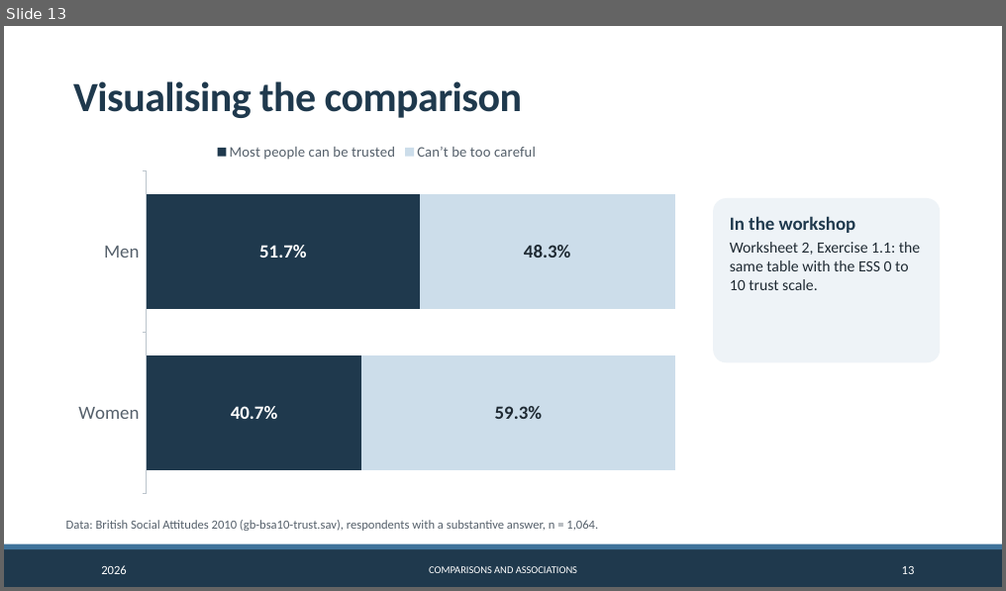
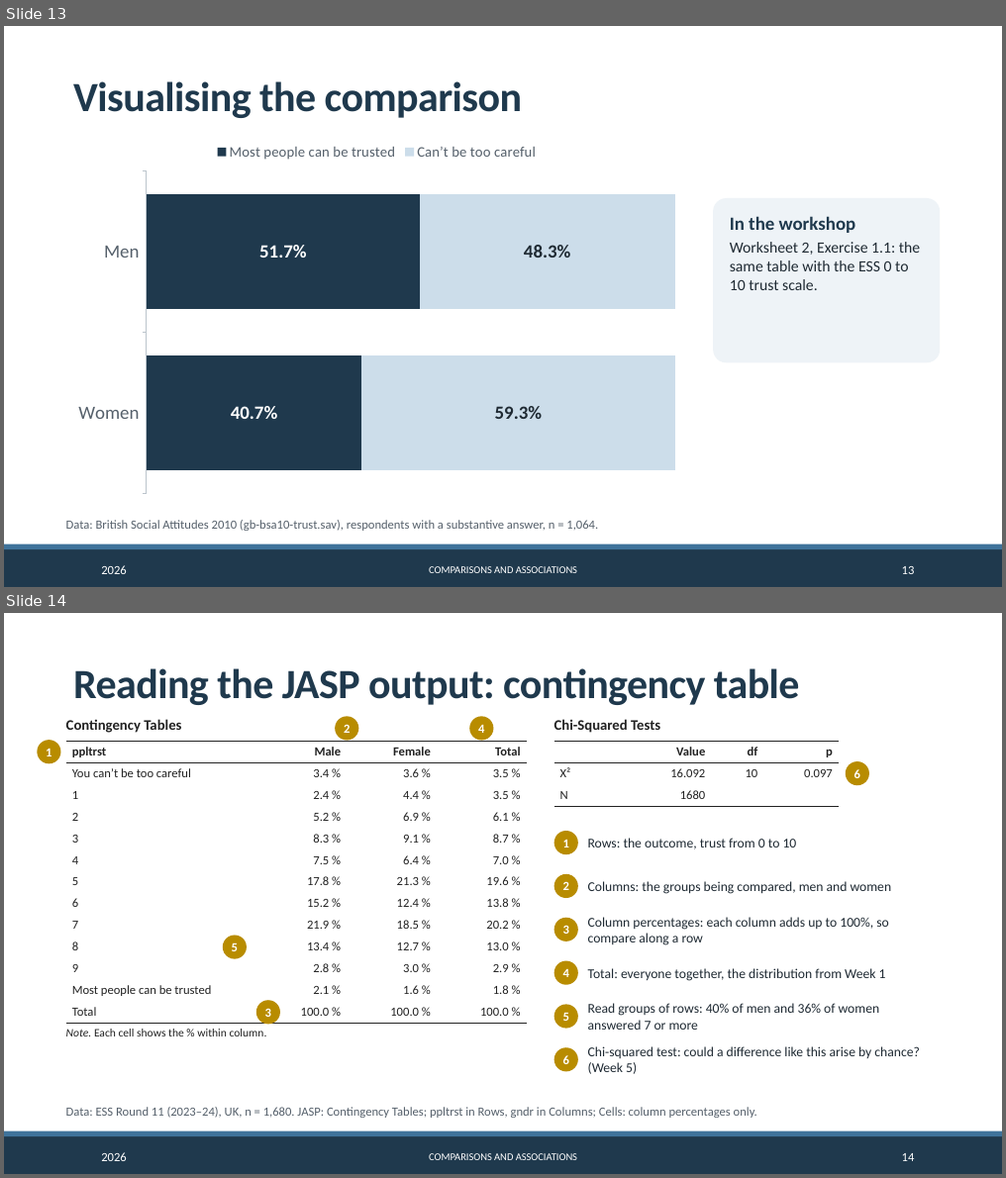
Before and after one commit to CGMoreh/SOC2069-QUANT-26, a slide deck: Materials/Slides/slides_w2.pptx. Shown one above the other, each under a label of ours: slide 13 before the commit, slides 13 and 14 after it. The pictures are 1006x591 and 1006x1178 pixels, drawn with LibreOffice and Linux fonts; fonts in the diff are those of the drawing; background and template pictures are left out. Boxes give left, top, right and bottom in pixels: in the first picture for what was removed or moved away, otherwise in the second. Text is boxed around its words. In the diff, an @@ line names an element or a change of style, - is before the commit and + after.

```diff
--- a/Materials/Slides/slides_w2.pptx
+++ b/Materials/Slides/slides_w2.pptx
@@ slide 14 added at box(4, 613, 1002, 1174), background #FFFFFF; not listed: 2 template elements that a slide beside it also shows @@
@@ title added at box(73, 668, 800, 705), 40 pt, text #20394E, bold @@
+Reading the JASP output: contingency table
@@ text added at box(66, 719, 181, 733), 14 pt, text #222222, bold @@
+Contingency Tables
@@ ellipse added at box(335, 716, 358, 741), fill #B88C00, 12 pt, text #FFFFFF, bold @@
+2
@@ ellipse added at box(469, 716, 494, 741), fill #B88C00, 12 pt, text #FFFFFF, bold @@
+4
@@ text added at box(554, 719, 660, 733), 14 pt, text #222222, bold @@
+Chi-Squared Tests
@@ ellipse added at box(37, 741, 60, 764), fill #B88C00, 12 pt, text #FFFFFF, bold @@
+1
@@ table added at box(66, 741, 527, 1023), 13 rows, 4 columns @@
+ppltrst | Male | Female | Total
+You can’t be too careful | 3.4 % | 3.6 % | 3.5 %
+1 | 2.4 % | 4.4 % | 3.5 %
+2 | 5.2 % | 6.9 % | 6.1 %
+3 | 8.3 % | 9.1 % | 8.7 %
+4 | 7.5 % | 6.4 % | 7.0 %
+5 | 17.8 % | 21.3 % | 19.6 %
+6 | 15.2 % | 12.4 % | 13.8 %
+7 | 21.9 % | 18.5 % | 20.2 %
+8 | 13.4 % | 12.7 % | 13.0 %
+9 | 2.8 % | 3.0 % | 2.9 %
+Most people can be trusted | 2.1 % | 1.6 % | 1.8 %
+Total | 100.0 % | 100.0 % | 100.0 %
@@ table added at box(554, 741, 839, 806), 3 rows, 4 columns @@
+ | Value | df | p
+Χ² | 16.092 | 10 | 0.097
+N | 1680 |  | 
@@ ellipse added at box(846, 761, 869, 786), fill #B88C00, 12 pt, text #FFFFFF, bold @@
+6
@@ ellipse added at box(554, 831, 578, 855), fill #B88C00, 12 pt, text #FFFFFF, bold @@
+1
@@ text added at box(588, 838, 797, 850), 13 pt, text #1F2A33 @@
+Rows: the outcome, trust from 0 to 10
@@ ellipse added at box(554, 874, 578, 898), fill #B88C00, 12 pt, text #FFFFFF, bold @@
+2
@@ text added at box(588, 881, 892, 894), 13 pt, text #1F2A33 @@
+Columns: the groups being compared, men and women
@@ ellipse added at box(223, 935, 247, 959), fill #B88C00, 12 pt, text #FFFFFF, bold @@
+5
@@ ellipse added at box(554, 918, 578, 942), fill #B88C00, 12 pt, text #FFFFFF, bold @@
+3
@@ text added at box(588, 917, 889, 946), 13 pt, text #1F2A33 @@
+Column percentages: each column adds up to 100%, so compare along a row
@@ ellipse added at box(554, 961, 578, 985), fill #B88C00, 12 pt, text #FFFFFF, bold @@
+4
@@ text added at box(588, 968, 886, 981), 13 pt, text #1F2A33 @@
+Total: everyone together, the distribution from Week 1
@@ ellipse added at box(256, 1000, 280, 1024), fill #B88C00, 12 pt, text #FFFFFF, bold @@
+3
@@ ellipse added at box(554, 1004, 578, 1029), fill #B88C00, 12 pt, text #FFFFFF, bold @@
+5
@@ text added at box(588, 1003, 880, 1030), 13 pt, text #1F2A33 @@
+Read groups of rows: 40% of men and 36% of women answered 7 or more
@@ text added at box(66, 1029, 267, 1037), 11 pt, text #222222 @@
+Note. Each cell shows the % within column.
@@ ellipse added at box(554, 1048, 578, 1072), fill #B88C00, 12 pt, text #FFFFFF, bold @@
+6
@@ text added at box(588, 1047, 919, 1074), 13 pt, text #1F2A33 @@
+Chi-squared test: could a difference like this arise by chance? (Week 5)
@@ text added at box(66, 1107, 757, 1118), 12 pt, text #55606B @@
+Data: ESS Round 11 (2023–24), UK, n = 1,680. JASP: Contingency Tables; ppltrst in Rows, gndr in Columns; Cells: column percentages only.
@@ text added at box(101, 1153, 126, 1161), 12 pt, text #FFFFFF @@
+2026
@@ text added at box(429, 1154, 577, 1160), 10 pt, text #FFFFFF @@
+COMPARISONS AND ASSOCIATIONS
@@ page number added at box(902, 1154, 915, 1161), 12 pt, text #FFFFFF @@
+14
```
Also in this commit, not shown: 5 slides changed, 2 other slides added, 36 other files.
